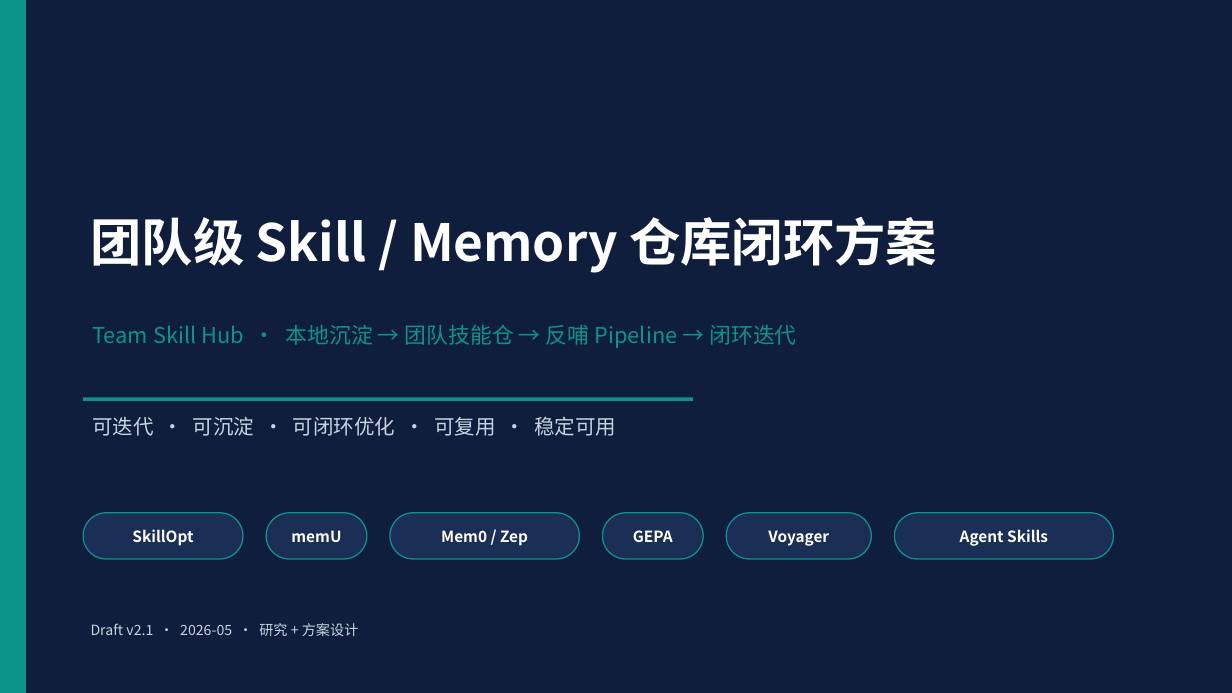
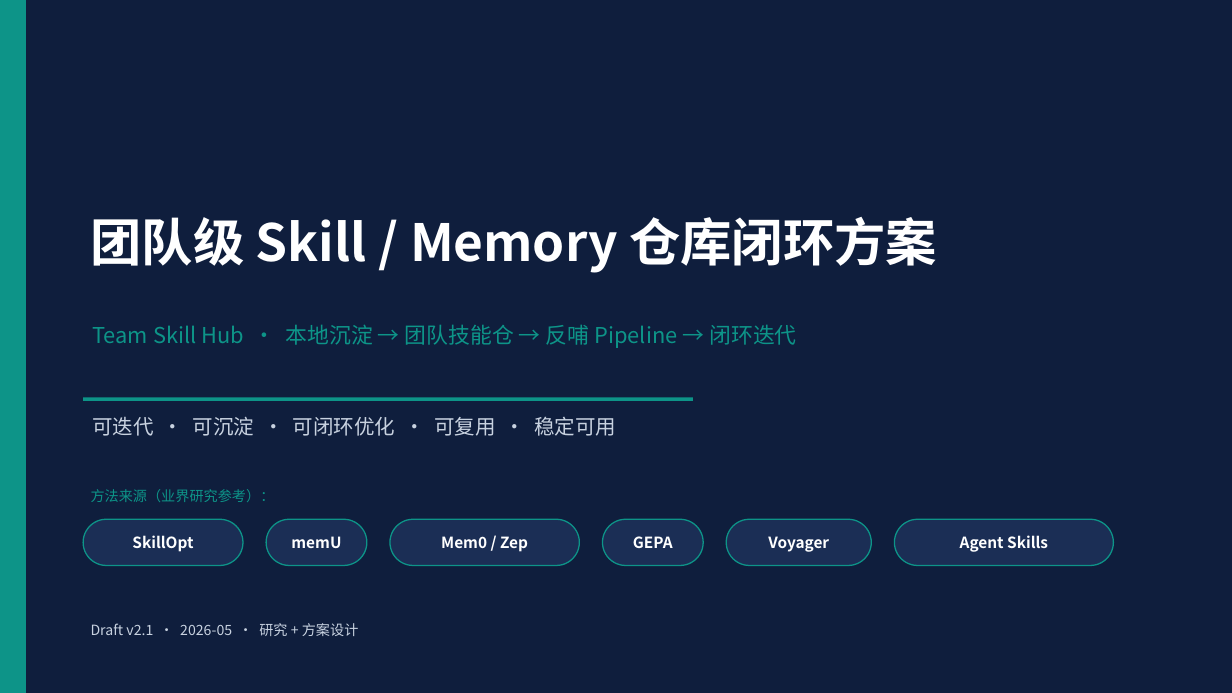
Before and after one commit to RyanSun1991/hm-kernel-llm-opt, a slide deck: slide 1 of docs/Team_Skill_Hub_Design_Slides.pptx. Drawn at 1232x693 pixels with LibreOffice and Linux fonts; fonts in the diff are those of the drawing. Boxes give left, top, right and bottom in pixels: in the first picture for what was removed or moved away, otherwise in the second. Text is boxed around its words. In the diff, an @@ line names an element or a change of style, - is before the commit and + after.

```diff
--- a/docs/Team_Skill_Hub_Design_Slides.pptx
+++ b/docs/Team_Skill_Hub_Design_Slides.pptx
@@ text added at (91, 489, 275, 502), 11 pt, text #0D9488 @@
+方法来源（业界研究参考）：
@@ 6 rounded rectangles: place and size @@
-6 rounded rectangles at (83, 513, 1114, 559)
+6 rounded rectangles at (83, 519, 1114, 566)
```
Also in this commit, not shown: 5 other slides changed, 1 slide added, 1 other file.
